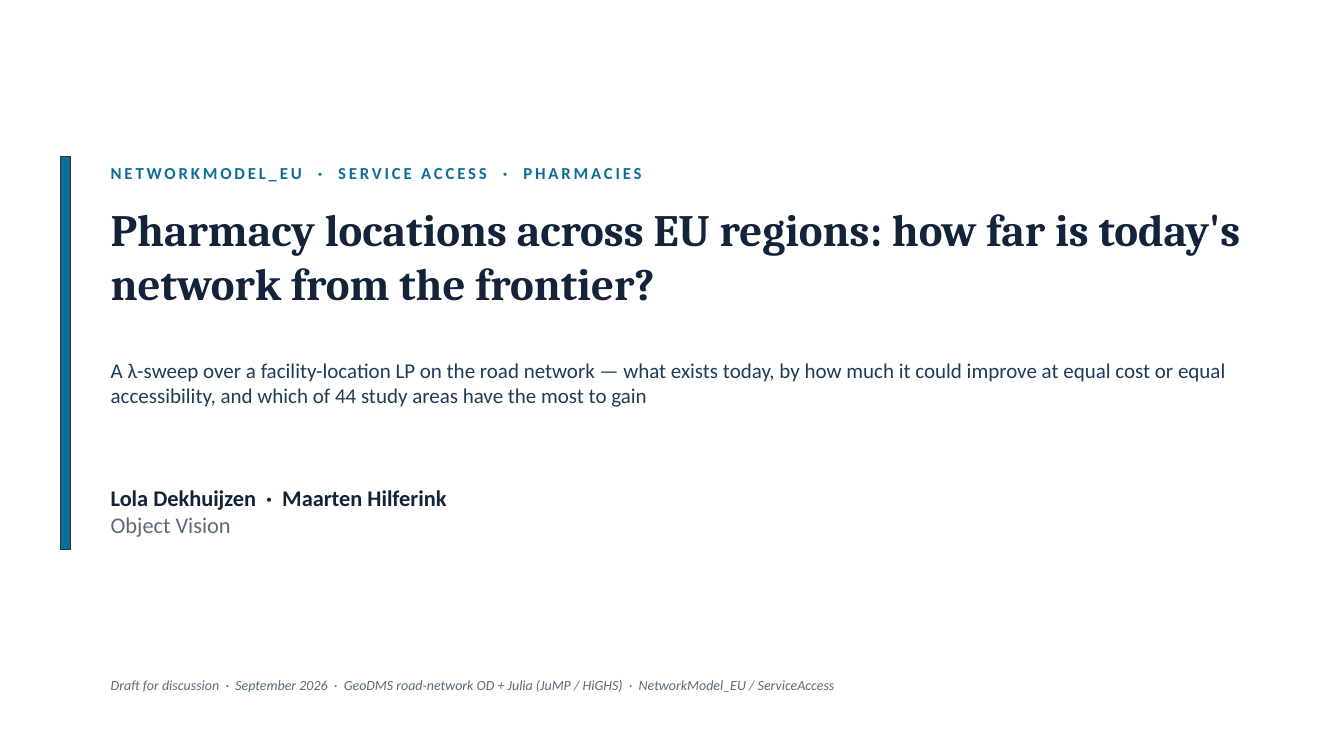
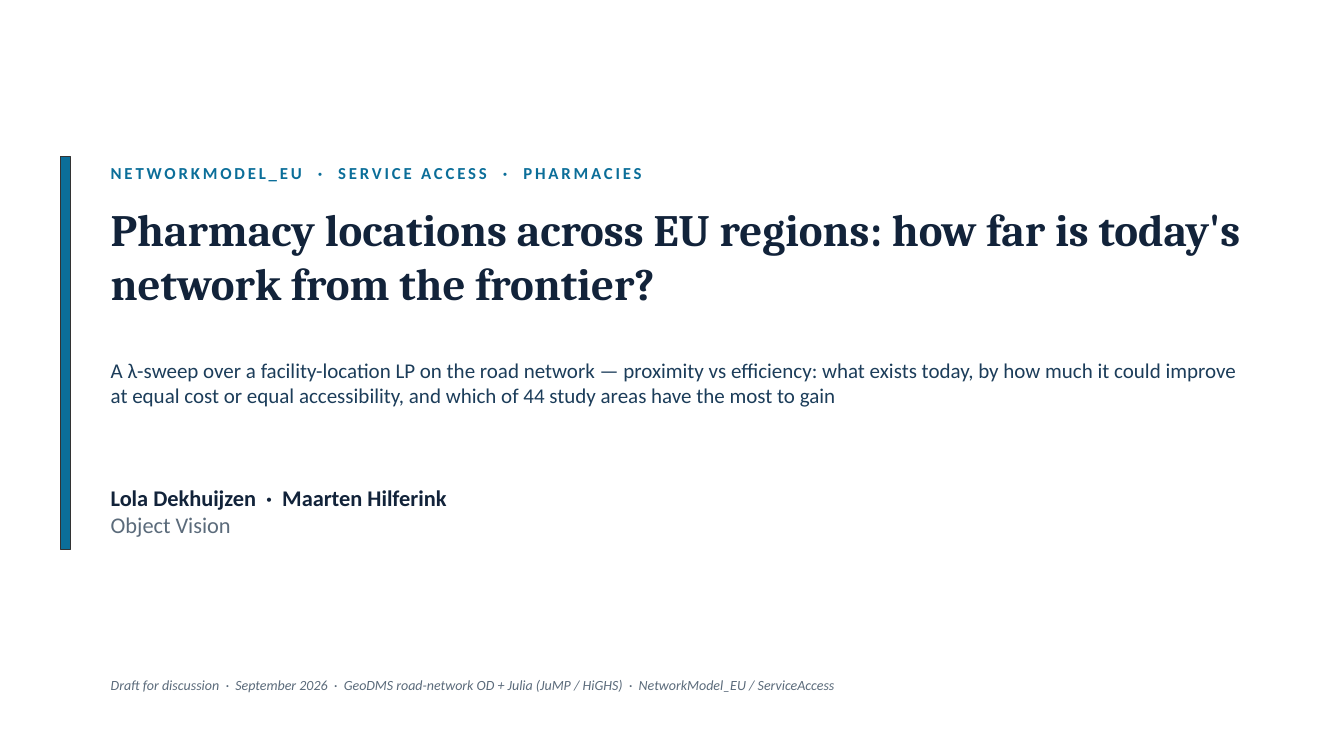
Before and after one commit to ObjectVision/NetworkModel_EU, a slide deck: slide 1 of doc/lambda_sweep5.pptx. Drawn at 1344x756 pixels with LibreOffice and Linux fonts; fonts in the diff are those of the drawing. Boxes give left, top, right and bottom in pixels: in the first picture for what was removed or moved away, otherwise in the second. Text is boxed around its words. In the diff, an @@ line names an element or a change of style, - is before the commit and + after.

```diff
--- a/doc/lambda_sweep5.pptx
+++ b/doc/lambda_sweep5.pptx
@@ text at (111, 363, 1236, 407): text changed @@
-A λ-sweep over a facility-location LP on the road network — what exists today, by how much it could improve at equal cost or equal accessibility, and which of 44 study areas have the most to gain
+A λ-sweep over a facility-location LP on the road network — proximity vs efficiency: what exists today, by how much it could improve at equal cost or equal accessibility, and which of 44 study areas have the most to gain
```
Also in this commit, not shown: 12 other slides changed, 2 slides added, 1 slide removed, 5 other files.
